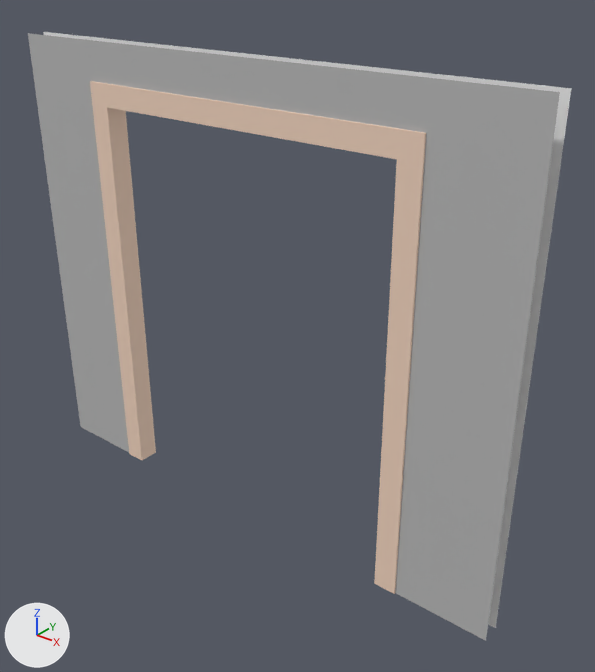
Before and after pictures for a commit that changed the FBX model Editor/Assets/IronWrought/Mesh/Environment/En_W_Wallopening_300x250.fbx.
Before and after are seen from a camera (50 mm lens) standing at (4.1, -2.84, 2.97) and looking at (1.73, 0.12, 1.14). Lighting does not change. The marker at lower left points along +X, +Y and +Z. Where no turn or scale is listed for an object, it has been applied to the vertices.

In view in the first picture: 'En_W_Wallopening_300x250'.
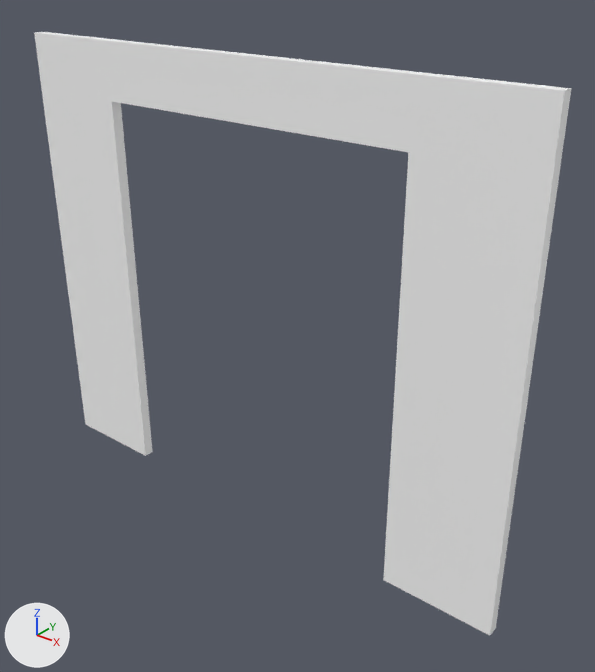
The change, as a list of edits to the scene's bpy script:
```text
Change me_mesh:
    used by ob_en_w_wallopening_300x250; location = (0.0, 0.0, 0.0)
    remove me_mesh.from_pydata(...)  # 52 vertices, 34 faces; spans x 0.0..3.0, y -0.06..0.06, z 0.0..2.5
    remove me_mesh.materials.append(mat_lambert1)  # grey #bcbcbc
    add me_mesh.from_pydata(...)  # 28 vertices, 26 faces; spans x 0.0..3.0, y -0.01..0.05, z 0.0..2.5
    me_mesh part 1: the loose piece of 24 vertices spanning x 0.5..2.5, y -0.06..0.06, z 0.0..2.3 is deleted
    me_mesh part 2
    14 vertices are removed from x 0.0..3.0, y -0.05, z 0.0..2.5
    6 faces are deleted
    14 new vertices lie (0.0, -0.06, 0.0) away from vertices in x 0.0..3.0, y 0.05, z 0.0..2.5
    20 new faces join them
    remove me_mesh.materials.append(mat_humanbody_blinn1)  # beige #f6d7c2
```

Pixel boxes (x1, y1, x2, y2) of what changed, in the pictures (595 x 672 px):
'En_W_Wallopening_300x250', reshaped
    before: (28, 32, 571, 641)
    after: (34, 32, 571, 635)
part 1 of me_mesh, deleted (beige)
    before: (90, 81, 426, 594)
part 2 of me_mesh, built on
    before: (28, 33, 560, 641)
    after: (34, 32, 571, 635)
